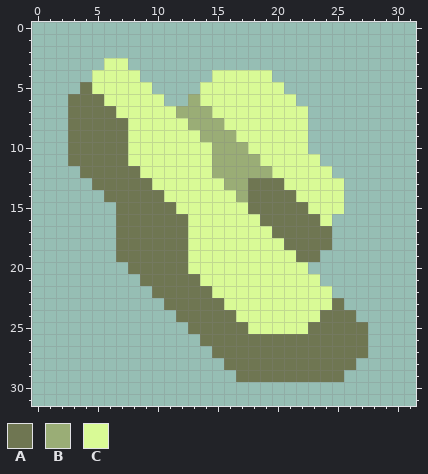
Edited in one commit: pixel-art sprite (assets/sprites/items/craside.png). The first picture shows the starting point.
The file is 32x32 pixels.
Palette (. is transparent): A #6f7652  B #9aad76  C #d9fa96
Pixels before, first column x 3:
 3 ...CC....................
 4 ..CCCC......CCCCC........
 5 .ACCCCC....CCCCCCC.......
 6 AAACCCCC..BCCCCCCCC......
 7 AAAACCCCCBBBCCCCCCCC.....
 8 AAAAACCCCCBBBCCCCCCC.....
 9 AAAAACCCCCCBBBCCCCCC.....
10 AAAAACCCCCCCBBBCCCCC.....
11 AAAAACCCCCCCBBBBCCCCC....
12 .AAAAACCCCCCBBBBBCCCCC...
13 ..AAAAACCCCCCBBAAACCCCC..
14 ...AAAAACCCCCCBAAAACCCC..
15 ....AAAAACCCCCCAAAAACCC..
16 ....AAAAAACCCCCCAAAAAC...
17 ....AAAAAACCCCCCCAAAAA...
18 ....AAAAAACCCCCCCCAAAA...
19 ....AAAAAACCCCCCCCCAA....
20 .....AAAAACCCCCCCCCC.....
21 ......AAAAACCCCCCCCCC....
22 .......AAAAACCCCCCCCCC...
23 ........AAAAACCCCCCCCCA..
24 .........AAAAACCCCCCCAAA.
25 ..........AAAAACCCCCAAAAA
26 ...........AAAAAAAAAAAAAA
27 ............AAAAAAAAAAAAA
28 .............AAAAAAAAAAA.
29 ..............AAAAAAAAA..
The result:
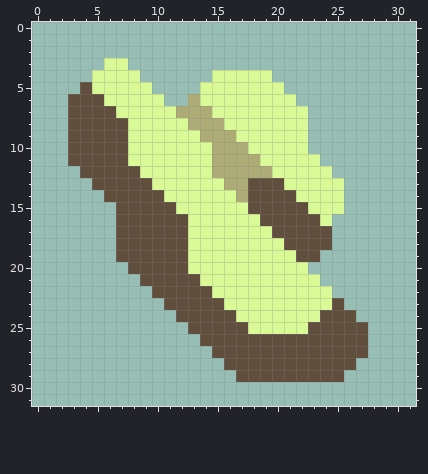
Changes in this commit:
colour A: #6f7652 -> #614f3e
colour B: #9aad76 -> #adac76
Boxes around the changes in both pictures, in picture pixels (x1, y1, x2, y2):
changed: (68, 82, 368, 382)
